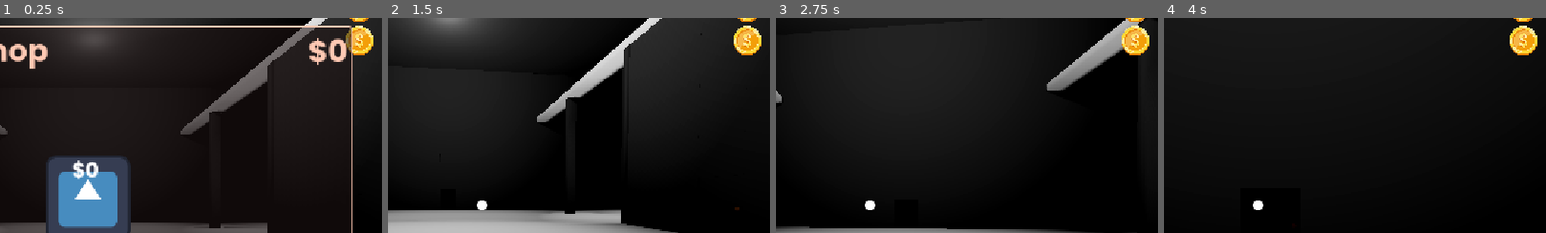
Above: before the commit, frames 1-4 (left to right).
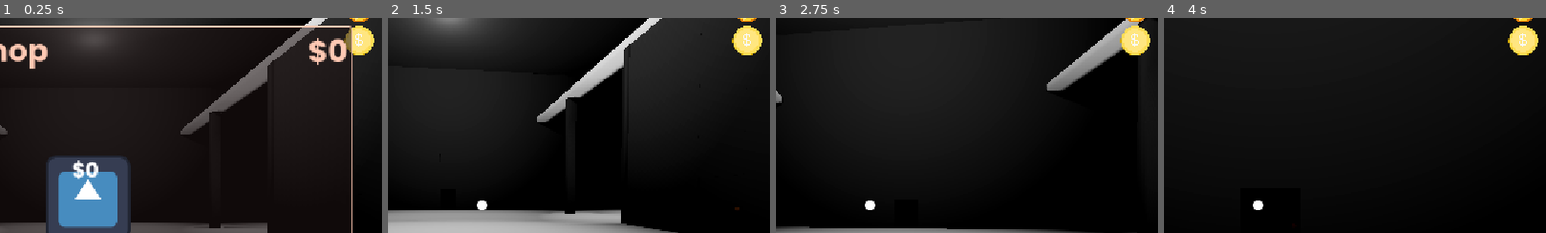
Above: after the commit, the same moments.

Repository: Virus01Official/doors
Game: Godot game, scene res://main.tscn
Two runs of this game, one before a commit and one after it. Both use one fixed random seed, a clock stepped at 60 frames per second and the inputs below. The engine's default icon, where the game draws it, is replaced by a stand-in: a white triangle on a blue panel in a dark square.
Inputs (mouse positions are % of the whole screen's width and height, from its top left):
- Up to frame 1 (0.25 s): no input
- Up to frame 2 (1.5 s): click "CONFIRM" at 0.5 s; move the mouse to (55, 50) at 1.27 s; hold Up (ui_up) from 1.28 s (still down); hold Ctrl (crouch) from 1.28 s (still down)
- Up to frame 3 (2.75 s): keep holding Up (ui_up); move the mouse to (45, 50) at 2.02 s; release Ctrl (crouch) at 2.03 s; tap E (interact) at 2.1 s
- Up to frame 4 (4 s): keep holding Up (ui_up); move the mouse to (52, 48) at 2.77 s; tap 1 (slot_1) at 2.85 s; move the mouse to (49, 52) at 3.52 s; tap 2 (slot_2) at 3.6 s
The pictures show only the part of the screen within x 38-88%, y 6-56%; the shares and areas given below are measured in that part.

The runs differ from the first frame. In frame 1, 0.7% of the frame differs, in the area x 90-98%, y 3-18%; in frame 2, 0.8%; in frame 3, 0.8%; in frame 4, 0.8%.

Commit message:
added a new asset

Diff:
--- a/playerUI.tscn
+++ b/playerUI.tscn
@@ -2,6 +2,7 @@
 
 [ext_resource type="Texture2D" uid="uid://4q335xxs2p" path="res://icon.svg" id="1_pm3rl"]
 [ext_resource type="Texture2D" uid="uid://bsnymiwfmktck" path="res://assets/dollar.png" id="2_5yvkk"]
+[ext_resource type="Texture2D" uid="uid://buvrwp4b42bfg" path="res://assets/drawing.png" id="3_3bkiv"]
 [ext_resource type="Texture2D" uid="uid://72dxjp3e4ip" path="res://assets/test.png" id="3_aomcw"]
 [ext_resource type="Script" uid="uid://bjxrvjdkhi4qm" path="res://health.gd" id="3_lyh3y"]
 [ext_resource type="Script" uid="uid://uusxfhw2epny" path="res://button.gd" id="4_af2jw"]
@@ -202,7 +203,7 @@
 offset_top = 54.0
 offset_right = 1000.0
 offset_bottom = 98.0
-texture = ExtResource("2_5yvkk")
+texture = ExtResource("3_3bkiv")
 expand_mode = 1
 
 [node name="Label" type="Label" parent="BatteryAmount" unique_id=977452885]
Binary file added: assets/drawing.png
Not shown, added: assets/drawing.png.import
